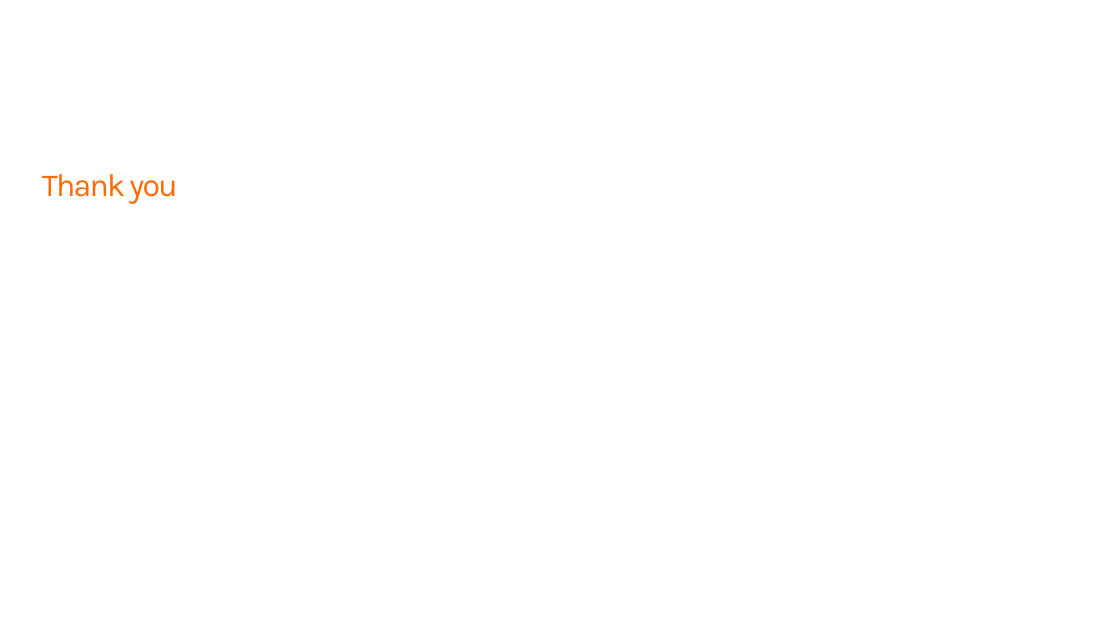
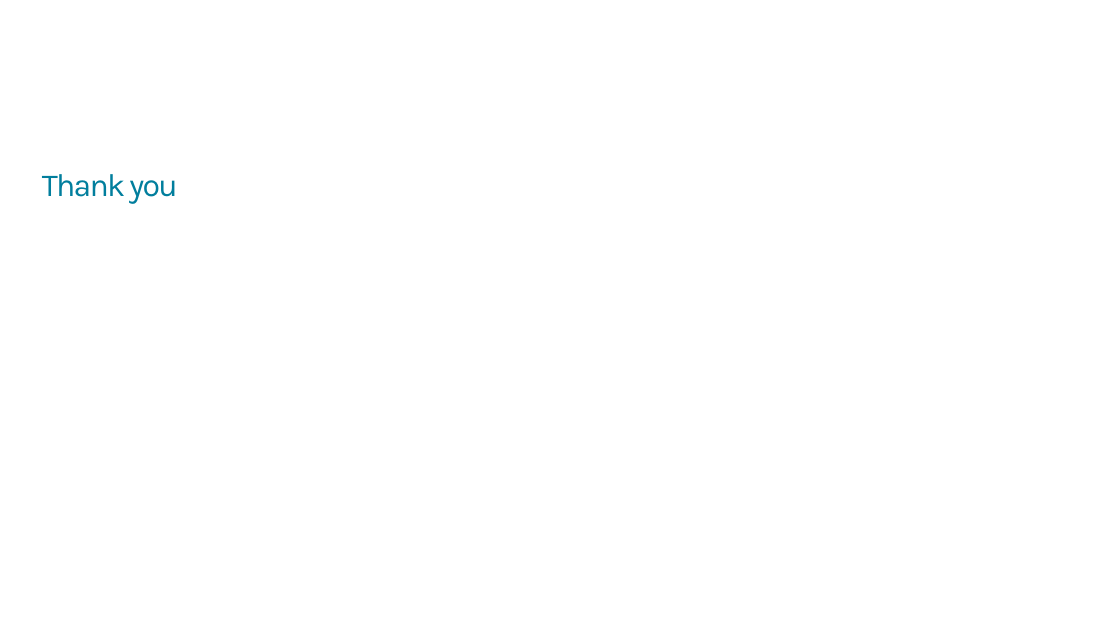
Before and after one commit to dnldpd623/SharePoint-starter-kit-solution, a slide deck: slide 7 of provisioning/hierarchy/resources/documents/Contoso_Report.pptx (slide 6 before the commit). Drawn at 1120x630 pixels with LibreOffice and Linux fonts; fonts in the diff are those of the drawing; background and template pictures are left out. Boxes give left, top, right and bottom in pixels: in the first picture for what was removed or moved away, otherwise in the second. Text is boxed around its words. In the diff, an @@ line names an element or a change of style, - is before the commit and + after.

```diff
--- a/provisioning/hierarchy/resources/documents/Contoso_Report.pptx
+++ b/provisioning/hierarchy/resources/documents/Contoso_Report.pptx
@@ title "Thank you" at (42, 174, 177, 204): text colour #FD6A02 to #017E9D @@
```
Also in this commit, not shown: 5 other slides changed, 1 slide added, 1 other file.
